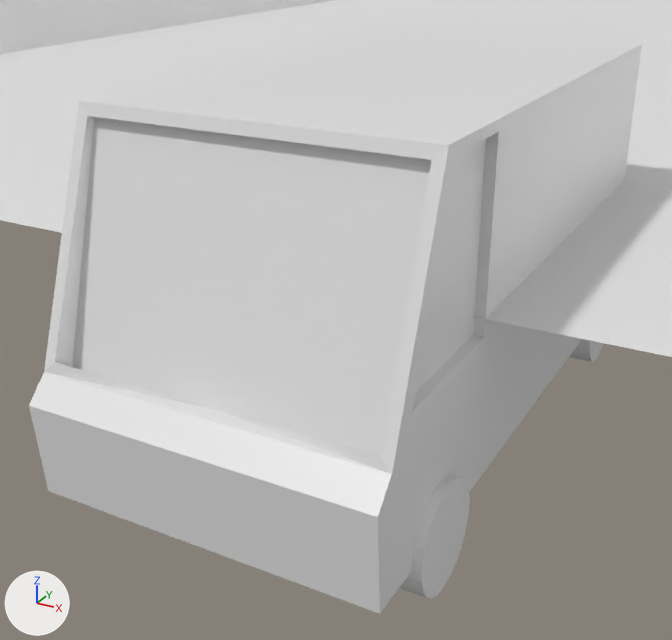
The FBX model Assets/Models/highway.fbx as it was, and as the next commit left it.
Rendered twice from a 50 mm camera at (2.41, -5.12, 1.87) aimed at (-0.19, -0.38, -0.5). Lighting does not change. The marker at lower left points along +X, +Y and +Z. Where no turn or scale is listed for an object, it has been applied to the vertices.

Objects in the first picture: 'Plane', 'van body', 'wheels cutout'.
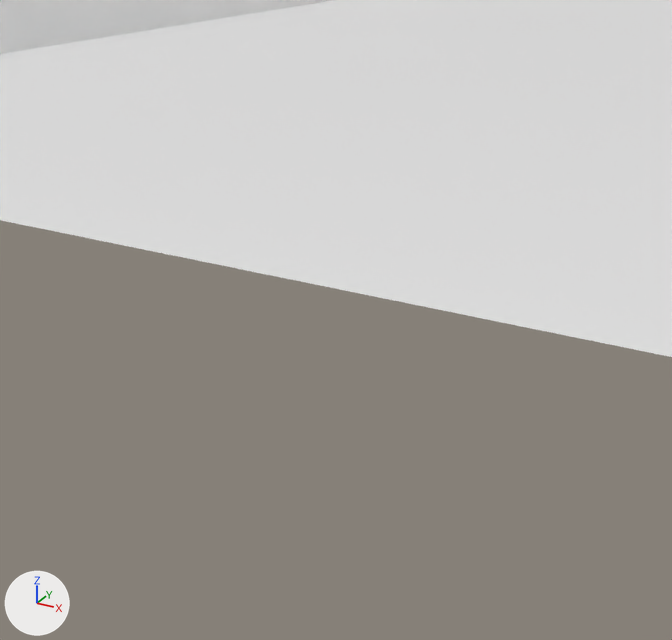
Commit message: changed "track" to highway

Where the change shows, as pixel boxes (x1, y1, x2, y2) in the pictures (672 x 640 px):
'van body', deleted
    before: (29, 29, 642, 614)
'wheels cutout', deleted
    before: (399, 339, 603, 599)
'Plane', unchanged, uncovered by the edit
    both: (0, 0, 672, 357)

Patch to the scene script:
```diff
--- a/Assets/Models/highway.fbx.py
+++ b/Assets/Models/highway.fbx.py
@@ ob_van_body @@
-ob_van_body = bpy.data.objects.new('van body', me_cube_001)
-ob_van_body.location = (0.0, 0.0, 0.0)
@@ ob_wheels_cutout @@
-ob_wheels_cutout = bpy.data.objects.new('wheels cutout', me_cylinder_003)
-ob_wheels_cutout.location = (0.912, -1.511, -0.98)
```
